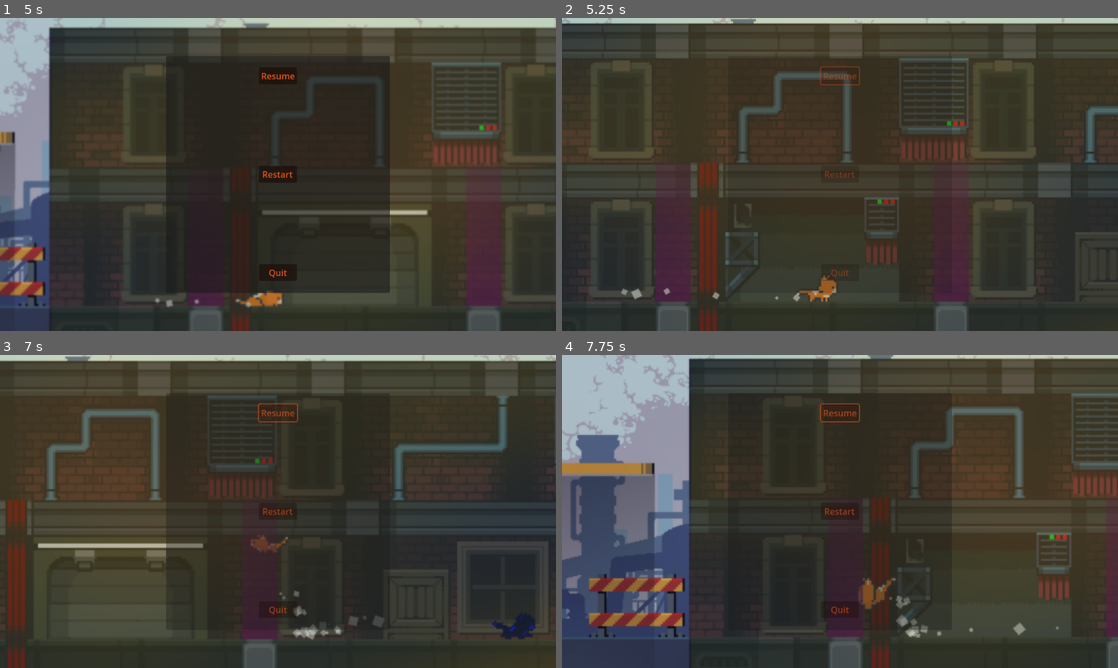
Above: before the commit, frames 1-4 (two rows, left to right).
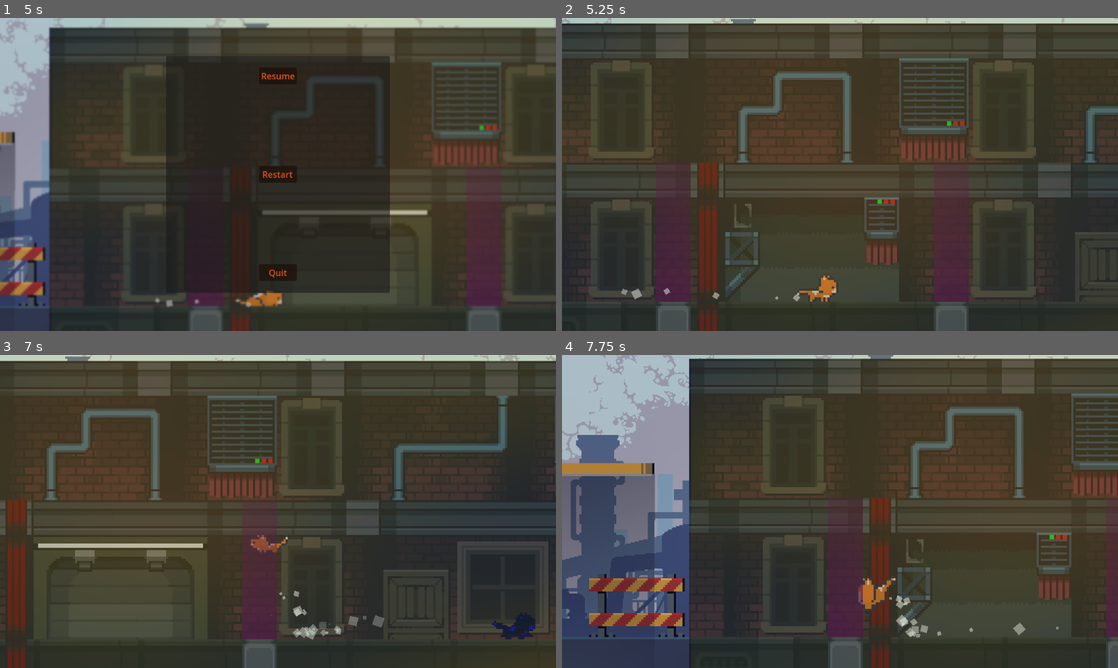
Above: after the commit, the same moments.

Repository: ArgolloTechnology/SISTCA
Game: Godot game, scene res://main.tscn
Same seed, same stepped clock (60 frames per second), same inputs: the game is played once before the commit and once after it.
Inputs:
- Up to frame 1 (5 s): tap Enter (ui_accept) at 0.5, 0.77, 1.52, 3.02, 3.77, 4.52 s; hold Shift 0.53-1.28 s; hold Right (ui_right) 0.53-2.03 s; tap Shift at 1.35, 2.85, 4.35 s; hold Left (ui_left) 2.03-2.78 s; hold Shift 2.03-2.78 s; hold Right (ui_right) 2.78-4.28 s; hold Shift 3.53-4.28 s; tap Escape (ui_cancel) at 4.15 s; hold Left (ui_left) from 4.28 s (still down)
- Up to frame 2 (5.25 s): release Left (ui_left) at 5 s; click "Resume" at 5 s
- Up to frame 3 (7 s): hold Right (ui_right) 5.78-6.53 s; hold Shift 5.78-6.53 s; hold Left (ui_left) from 6.53 s (still down); tap Shift at 6.6 s; tap Enter (ui_accept) at 6.77 s
- Up to frame 4 (7.75 s): keep holding Left (ui_left); hold Shift from 7.28 s (still down); tap Enter (ui_accept) at 7.52 s

Frame 1 is identical in both runs. In frame 2, 0.8% of the frame differs, in the area x 30-70%, y 15-88%; in frame 3, 2.3%; in frame 4, 2.7%, in the area x 4-91%, y 0-90%.

Commit message:
Bug corrigido
Ya, é isso. Bug corrigido no menu

Diff:
--- a/stray-2d/scenes/pause_menu.gd
+++ b/stray-2d/scenes/pause_menu.gd
@@ -20,6 +20,7 @@
 
 func _on_resume_pressed():
 	resume()
+	$AnimationPlayer.play("RESET")
 
 func _on_restart_pressed():
 	resume()
